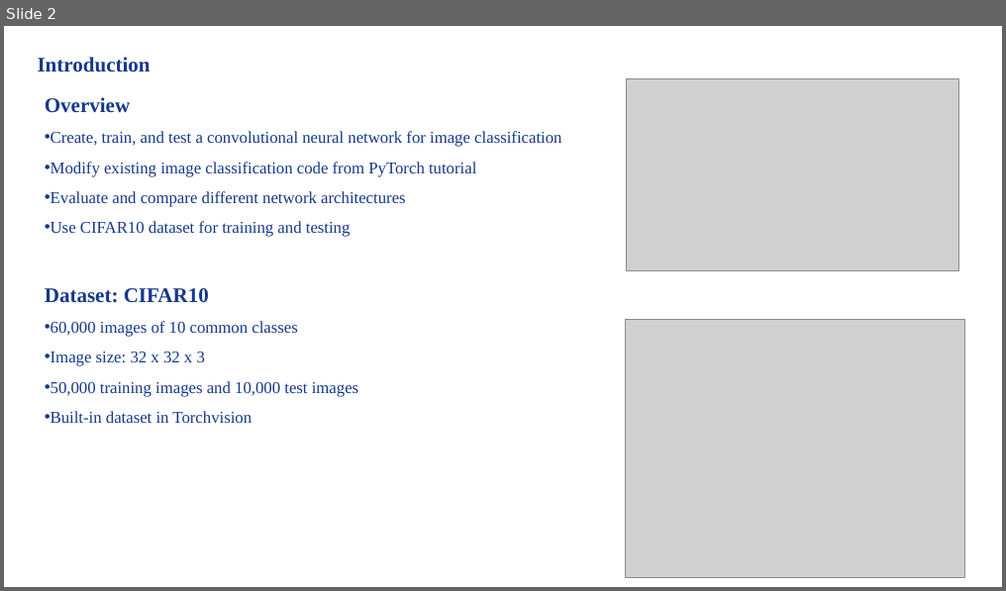
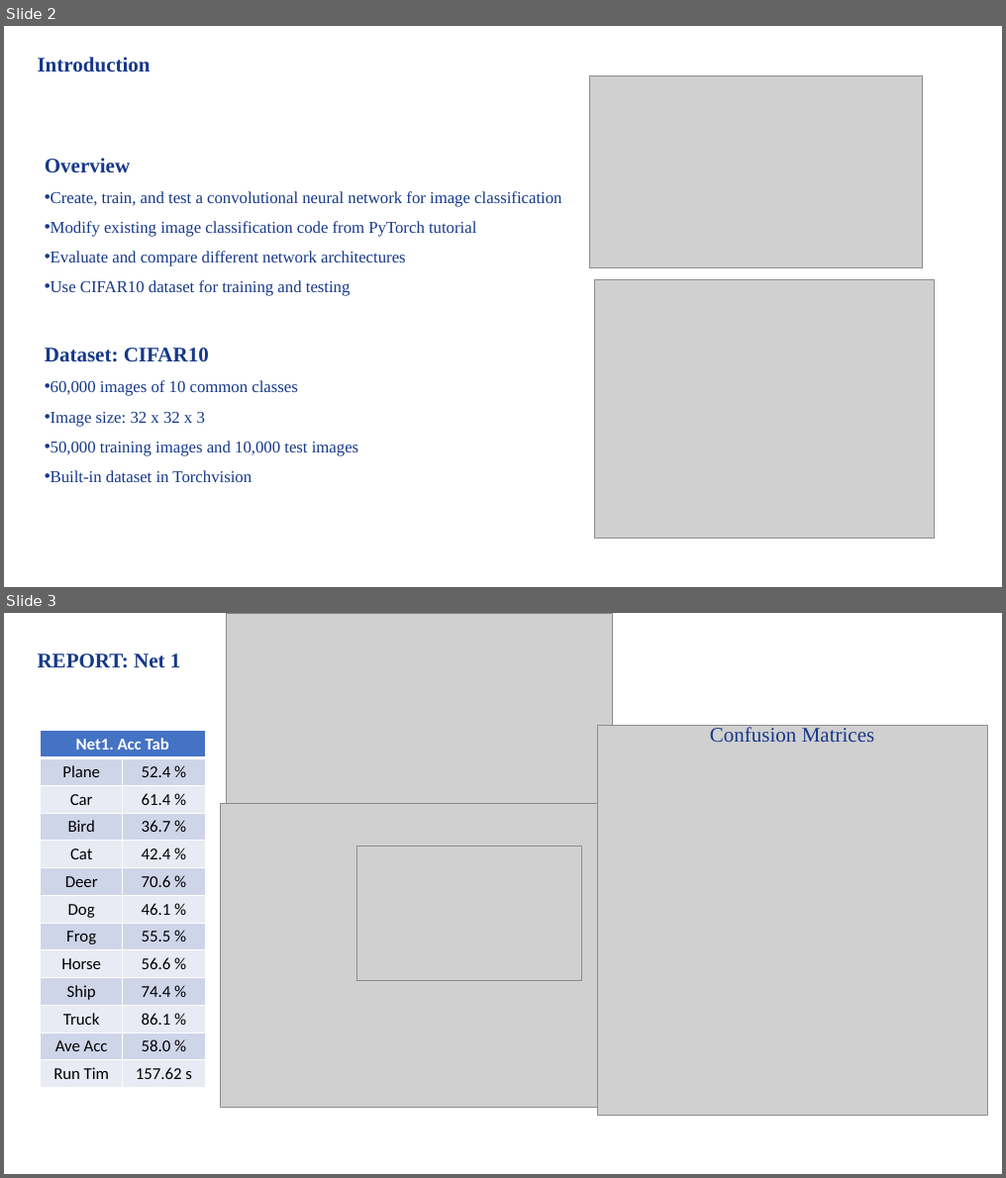
Before and after one commit to DosMiao/2302-Computer-Vision-CS-ECE-8690, a slide deck: CV2023_HW3B/CVSpring2023_Miao_Xuanbo_Assignment#3B.pptx. Shown one above the other, each under a label of ours: slide 2 before the commit, slides 2 and 3 after it. The pictures are 1006x591 and 1006x1178 pixels, drawn with LibreOffice and Linux fonts; fonts in the diff are those of the drawing; grey boxes stand for pictures. Boxes give left, top, right and bottom in pixels: in the first picture for what was removed or moved away, otherwise in the second. Text is boxed around its words. In the diff, an @@ line names an element or a change of style, - is before the commit and + after.

```diff
--- a/CV2023_HW3B/CVSpring2023_Miao_Xuanbo_Assignment#3B.pptx
+++ b/CV2023_HW3B/CVSpring2023_Miao_Xuanbo_Assignment#3B.pptx
@@ slide 3 added at <box>4,613,1002,1174</box>, background #FFFFFF @@
@@ picture added at <box>227,613,613,903</box> @@
@@ text added at <box>38,654,181,668</box>, 20 pt, text #16388A, bold @@
+REPORT: Net 1
@@ table added at <box>40,731,205,1087</box>, 13 rows, 2 columns @@
+Net1. Acc Tab | 
+Plane | 52.4 %
+Car | 61.4 %
+Bird | 36.7 %
+Cat | 42.4 %
+Deer | 70.6 %
+Dog | 46.1 %
+Frog | 55.5 %
+Horse | 56.6 %
+Ship | 74.4 %
+Truck | 86.1 %
+Ave Acc | 58.0 %
+Run Tim | 157.62 s
@@ picture added at <box>598,725,988,1115</box> @@
@@ text added at <box>710,727,875,742</box>, 20 pt, text #16388A @@
+Confusion Matrices
@@ picture added at <box>221,804,626,1108</box> @@
@@ picture added at <box>357,846,582,980</box> @@
@@ slide 2 changed as well @@
@@ picture: place and size @@
-picture at <box>626,79,959,272</box>
+picture at <box>589,76,923,269</box>
@@ text "Overview": place and size @@
-text "Overview" at <box>45,97,561,423</box>
+text "Overview" at <box>45,158,561,482</box>
@@ picture: place and size @@
-picture at <box>626,319,965,577</box>
+picture at <box>595,280,935,539</box>
```
Also in this commit, not shown: 6 other slides added, 4 slides removed, 18 other files.
